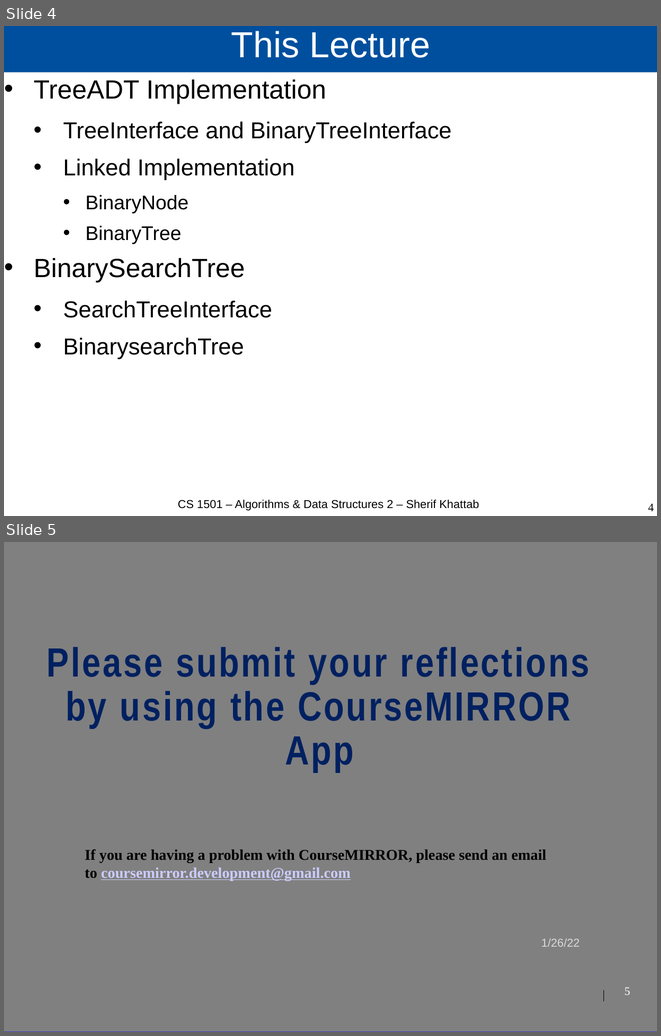
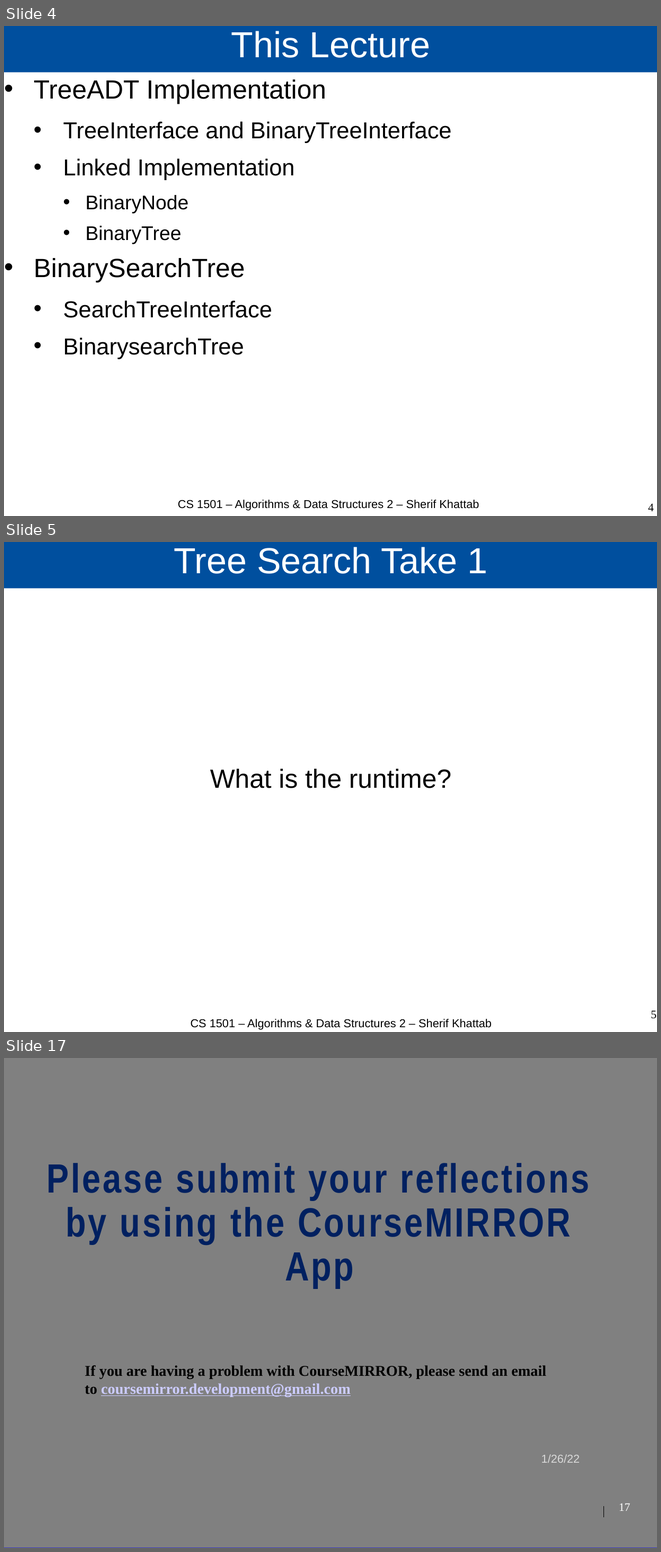
Before and after one commit to cs1501-2224/handouts, a slide deck: DraftSlides/Lecture5.pptx. Shown one above the other, each under a label of ours: slides 4 and 5 before the commit, slides 4, 5 and 17 after it; the slides between them are not shown. The pictures are 661x1036 and 661x1552 pixels, drawn with LibreOffice and Linux fonts; fonts in the diff are those of the drawing; background and template pictures are left out. Boxes give left, top, right and bottom in pixels: in the first picture for what was removed or moved away, otherwise in the second. Text is boxed around its words. In the diff, an @@ line names an element or a change of style, - is before the commit and + after.

```diff
--- a/DraftSlides/Lecture5.pptx
+++ b/DraftSlides/Lecture5.pptx
@@ slide 5 added at <box>4,542,657,1032</box>, background #FFFFFF @@
@@ title added at <box>4,542,657,589</box>, fill #004F9E, 44 pt, text #FFFFFF @@
+Tree Search Take 1
@@ text added at <box>210,769,451,788</box>, 32 pt, text #000000 @@
+What is the runtime?
@@ page number added at <box>651,1011,656,1019</box>, 14 pt, text #000000 @@
+5
@@ text added at <box>191,1019,492,1030</box>, 14 pt, text #000000 @@
+CS 1501 – Algorithms & Data Structures 2 – Sherif Khattab
@@ what was slide 5 is now slide 17 @@
@@ page number at <box>619,1504,630,1511</box>: text changed @@
-5
+17
```
Also in this commit, not shown: 11 other slides added, 1 other file.
